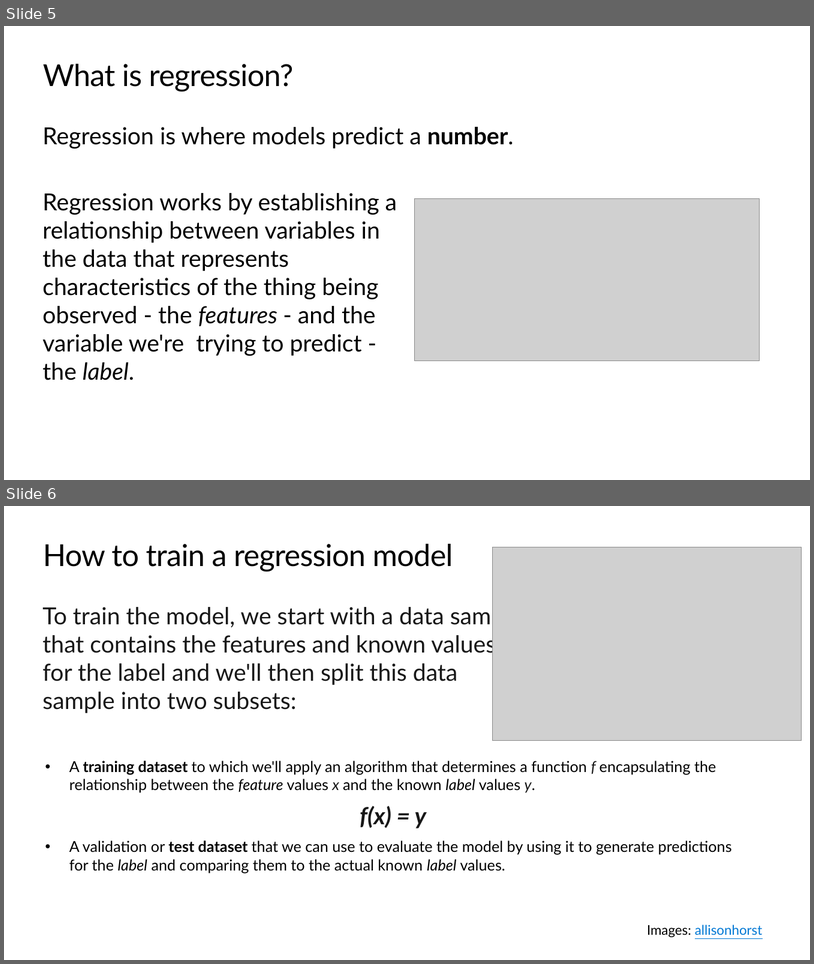
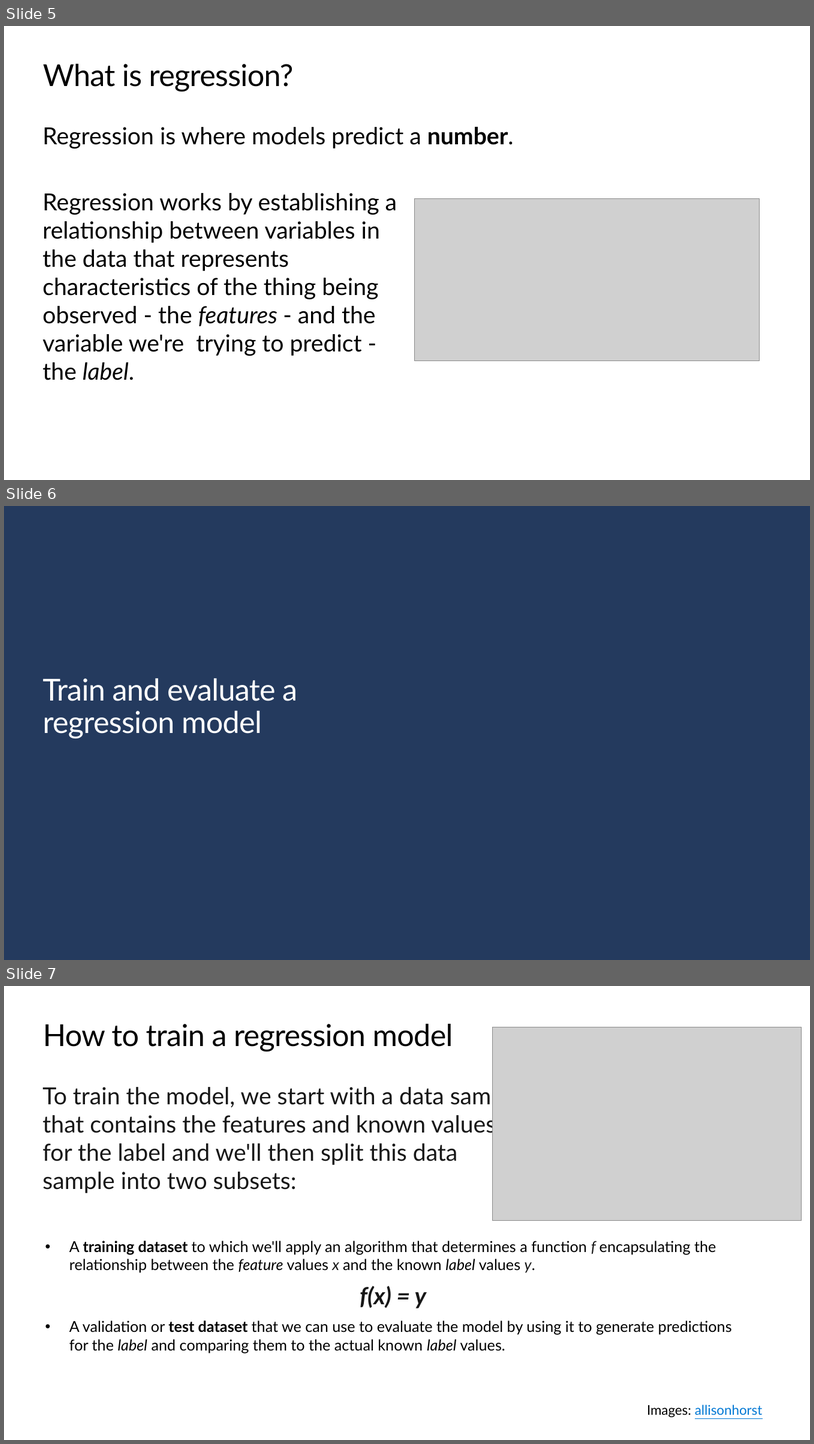
Before and after one commit to microsoft/workshop-library, a slide deck: full/intro-regression-R-tidymodels/slides.pptx. Shown one above the other, each under a label of ours: slides 5 and 6 before the commit, slides 5, 6 and 7 after it. The pictures are 814x964 and 814x1444 pixels, drawn with LibreOffice and Linux fonts; fonts in the diff are those of the drawing; grey boxes stand for pictures; background and template pictures are left out. Boxes give left, top, right and bottom in pixels: in the first picture for what was removed or moved away, otherwise in the second. Text is boxed around its words. In the diff, an @@ line names an element or a change of style, - is before the commit and + after.

```diff
--- a/full/intro-regression-R-tidymodels/slides.pptx
+++ b/full/intro-regression-R-tidymodels/slides.pptx
@@ slide 6 added at [4,506,810,960], background picture (left out) @@
@@ title added at [43,678,297,738], 36 pt, text #FFFFFF @@
+Train and evaluate a regression model
@@ what was slide 6 is now slide 7 @@
```
Also in this commit, not shown: 2 other files.
